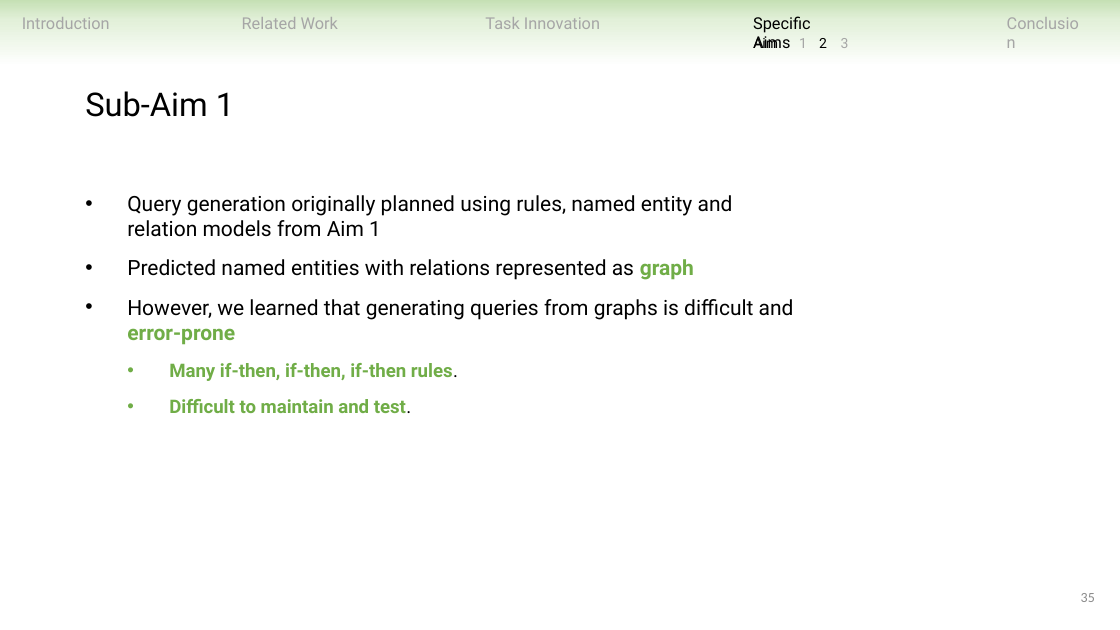
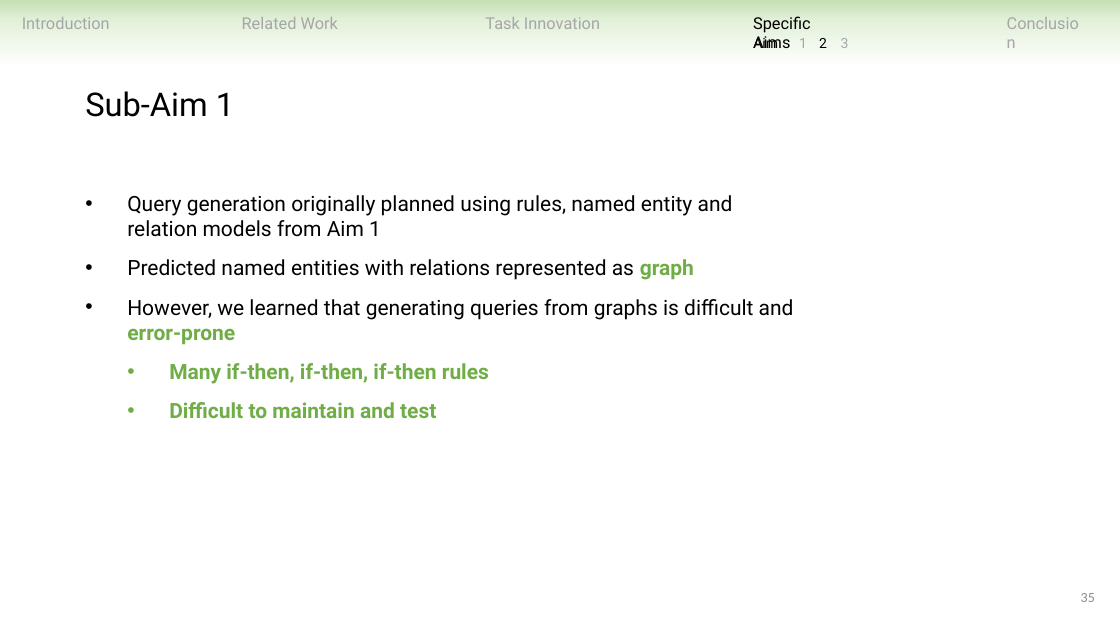
Before and after one commit to ndobb/dissertation, a slide deck: slide 35 of 4_general_exam/presentation/nic_dobbins_general_exam.pptx. Drawn at 1120x630 pixels with LibreOffice and Linux fonts; fonts in the diff are those of the drawing. Boxes give left, top, right and bottom in pixels: in the first picture for what was removed or moved away, otherwise in the second. Text is boxed around its words. In the diff, an @@ line names an element or a change of style, - is before the commit and + after.

```diff
--- a/4_general_exam/presentation/nic_dobbins_general_exam.pptx
+++ b/4_general_exam/presentation/nic_dobbins_general_exam.pptx
@@ text at (169,363,489,418): text changed; size 16 to 18 pt @@
-  • Many if-then, if-then, if-then rules.
-  • Difficult to maintain and test.
+  • Many if-then, if-then, if-then rules
+  • Difficult to maintain and test
```
Also in this commit, not shown: 21 other slides changed, 3 slides added, 1 slide removed.
